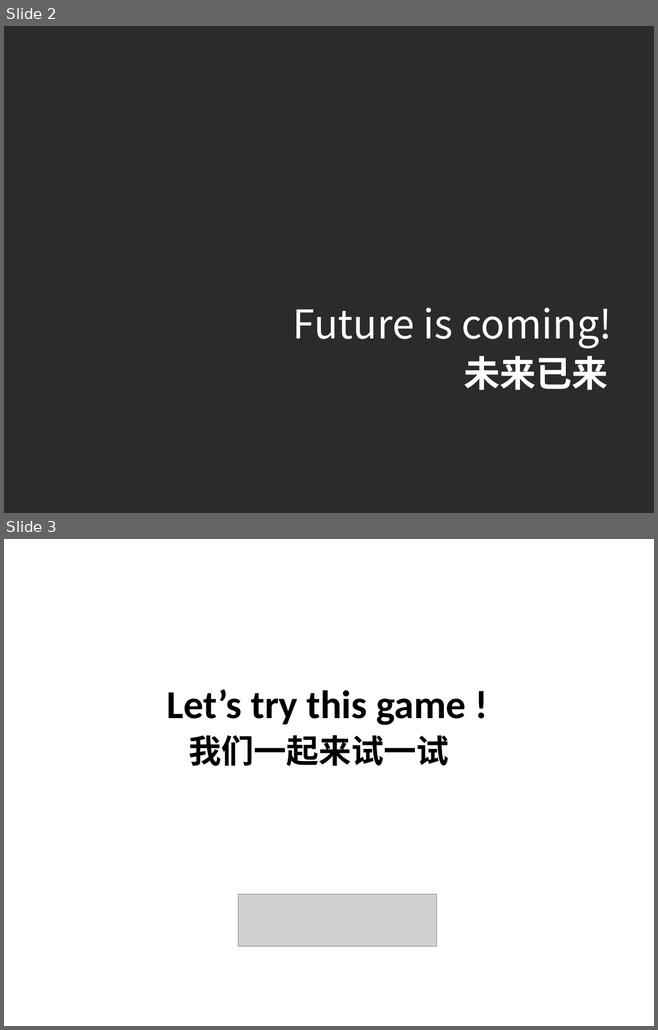
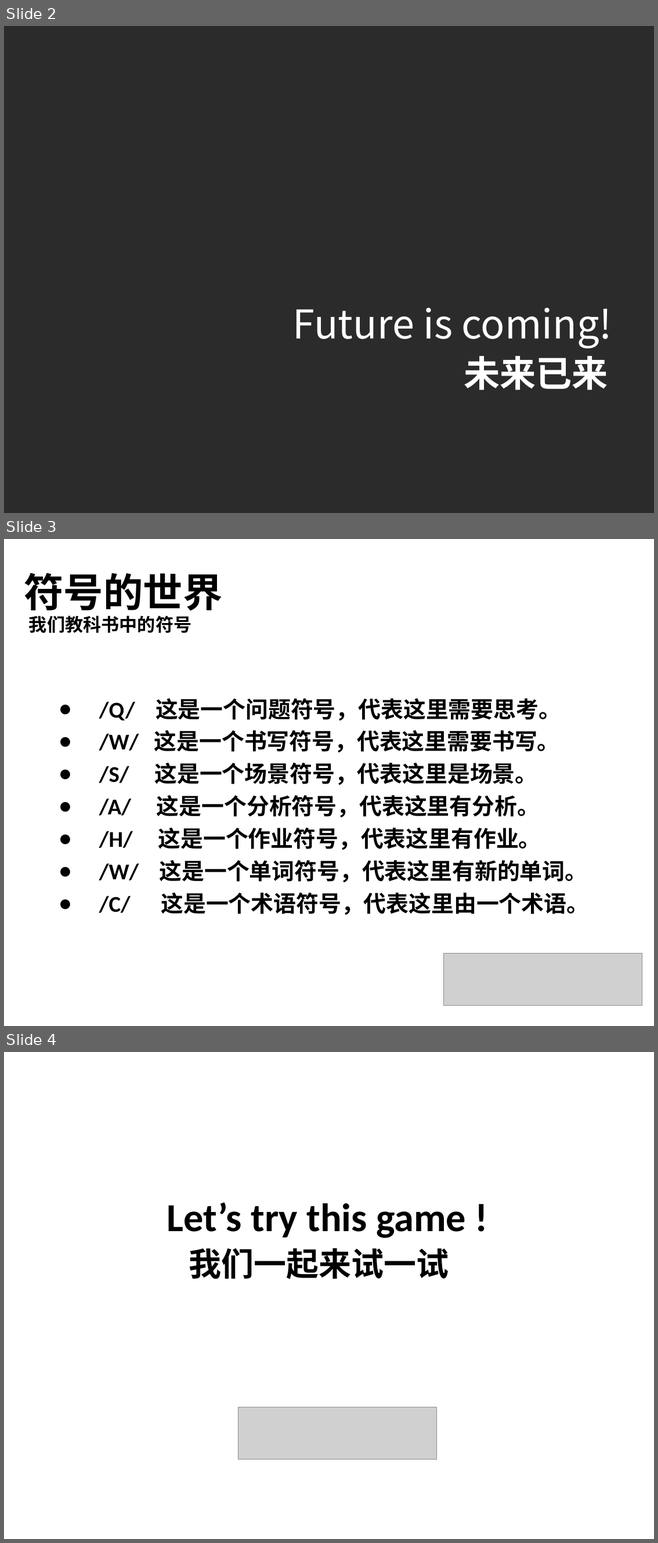
Before and after one commit to ChenSike/iKCoder.Documents, a slide deck: LessonNAV/Jenior/J_CN_01/J_CN_01.pptx. Shown one above the other, each under a label of ours: slides 2 and 3 before the commit, slides 2, 3 and 4 after it. The pictures are 658x1030 and 658x1543 pixels, drawn with LibreOffice and Linux fonts; fonts in the diff are those of the drawing; grey boxes stand for pictures; background and template pictures are left out; a plain dark background stands for a picture behind light text. Boxes give left, top, right and bottom in pixels: in the first picture for what was removed or moved away, otherwise in the second. Text is boxed around its words. In the diff, an @@ line names an element or a change of style, - is before the commit and + after.

```diff
--- a/LessonNAV/Jenior/J_CN_01/J_CN_01.pptx
+++ b/LessonNAV/Jenior/J_CN_01/J_CN_01.pptx
@@ slide 3 added at [4, 539, 654, 1026], background picture (left out) @@
@@ title added at [24, 573, 222, 617], 44 pt, text #000000, bold @@
+符号的世界
@@ text added at [29, 616, 191, 633], 20 pt, text #000000, bold @@
+我们教科书中的符号
@@ text added at [99, 699, 589, 915], 25 pt, text #000000, bold @@
+● /Q/ 这是一个问题符号，代表这里需要思考。
+● /W/ 这是一个书写符号，代表这里需要书写。
+● /S/ 这是一个场景符号，代表这里是场景。
+● /A/ 这是一个分析符号，代表这里有分析。
+● /H/ 这是一个作业符号，代表这里有作业。
+● /W/ 这是一个单词符号，代表这里有新的单词。
+● /C/ 这是一个术语符号，代表这里由一个术语。
@@ picture added at [443, 954, 642, 1006] @@
@@ what was slide 3 is now slide 4 @@
```
Also in this commit, not shown: 2 other files.
